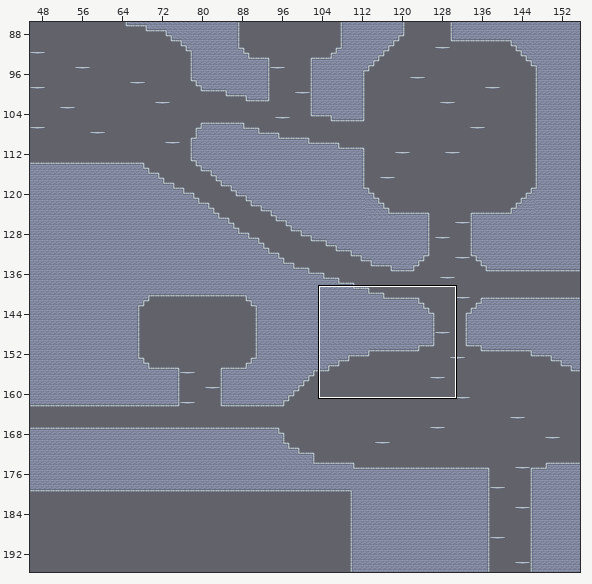
A Tiled map (JSON) gets an edit: frontend/src/game/assets/Maps/Ceres.json. The picture above shows the old version from afar; the outline marks the close-up.
Close-up. Before the commit:
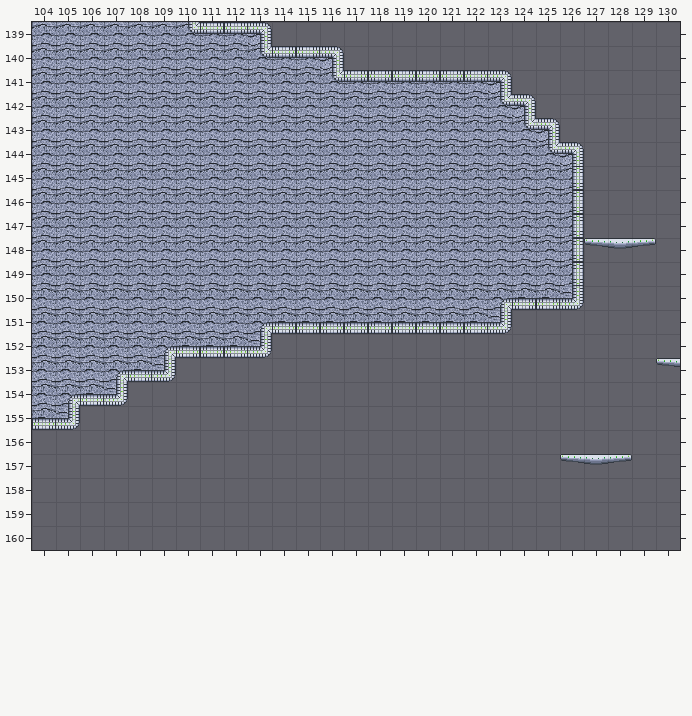
Cells are 32x32 px. Shown: x 104..130, y 139..160. The commit also changed other parts of the map, which this record leaves out.
New version:
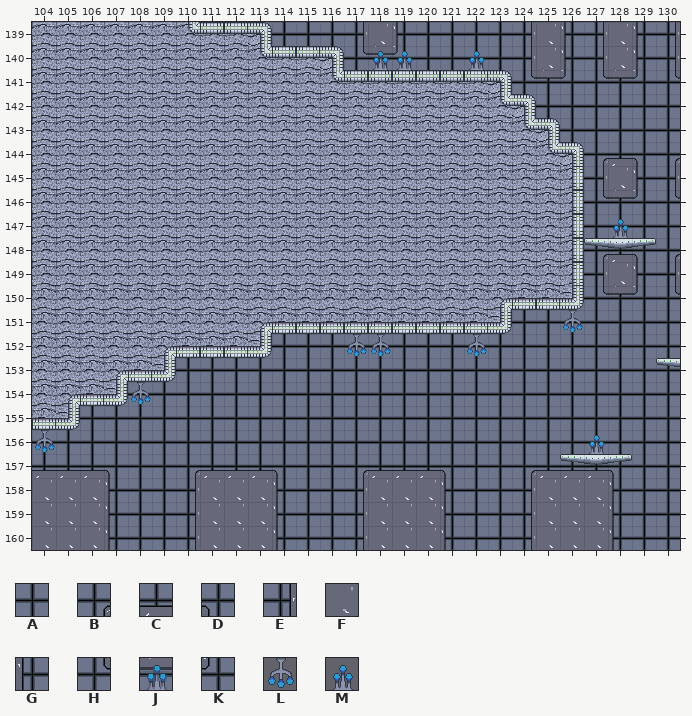
Key: from "Wall_Tiles": A 0, B 20, C 21, D 22, E 30, F 31, G 32, H 40, J 41, K 42, L 67, M 69.
_ is an empty cell.
Tiles of an added or newly shown layer are drawn over the layers below it.
See-through tiles are keyed as they look on the map.
Diff:
Layer "Walls" (added):
y 139: x 113..130 __________________ -> AAAAEFGAAAAEFGEFGE
y 140: x 116..130 _______________ -> AHJKAAAAEFGEFGE
y 141: x 123..130 ________ -> AHJKHJKH
y 142: x 124..130 _______ -> AAAAAAA
y 143: x 125..130 ______ -> AAAAAA
y 144: x 126..130 _____ -> ABCDB
y 145: x 127..130 ____ -> EFGE
y 146: x 127..130 ____ -> HJKH
y 147: x 127..130 ____ -> AAAA
y 148: x 127..130 ____ -> BCDB
y 149: x 127..130 ____ -> EFGE
y 150: x 126..130 _____ -> AHJKH
y 151: x 123..130 ________ -> AAAAAAAA
y 152: x 113..130 __________________ -> AAAAAAAAAAAAAAAAAA
y 153: x 109..130 ______________________ -> AAAAAAAAAAAAAAAAAAAAAA
y 154: x 107..130 ________________________ -> AAAAAAAAAAAAAAAAAAAAAAAA
y 155: x 105..130 __________________________ -> AAAAAAAAAAAAAAAAAAAAAAAAAA
y 156: x 104..130 ___________________________ -> AAAAAAAAAAAAAAAAAAAAAAAAAAA
y 157: x 104..130 ___________________________ -> CCCDAABCCCDAABCCCDAABCCCDAA
y 158..160: x 104..130 ___________________________ -> FFFGAAEFFFGAAEFFFGAAEFFFGAA
Layer "Lights" (added):
y 140: x 118..119 __ -> MM; x 122 _ -> M
y 147: x 128 _ -> M
y 151: x 126 _ -> L
y 152: x 117..118 __ -> LL; x 122 _ -> L
y 154: x 108 _ -> L
y 156: x 104 _ -> L; x 127 _ -> M
Pixel boxes of the changes (left, top, right, bottom) in both close-ups:
added: (32, 22, 680, 550)
